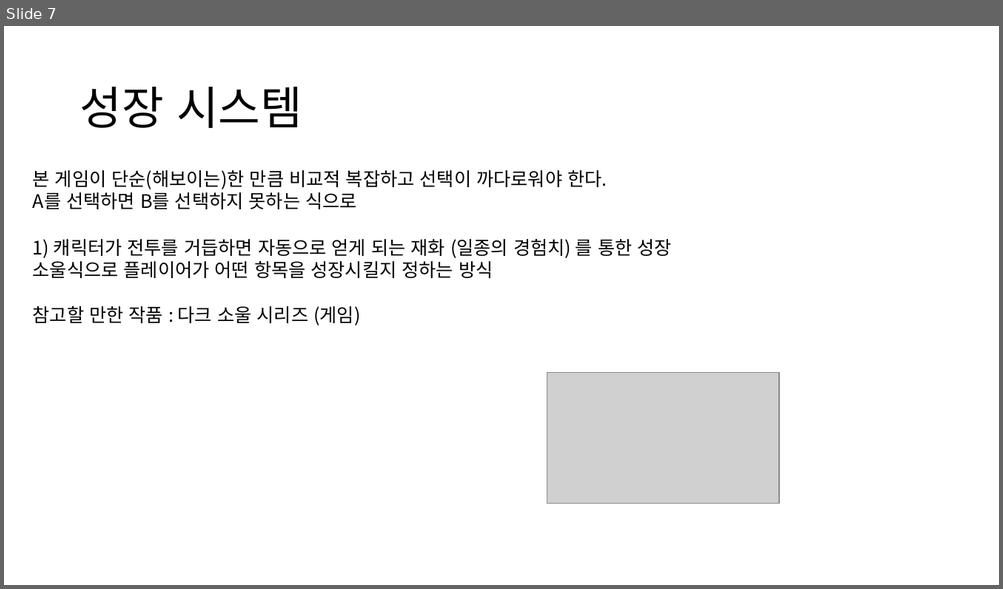
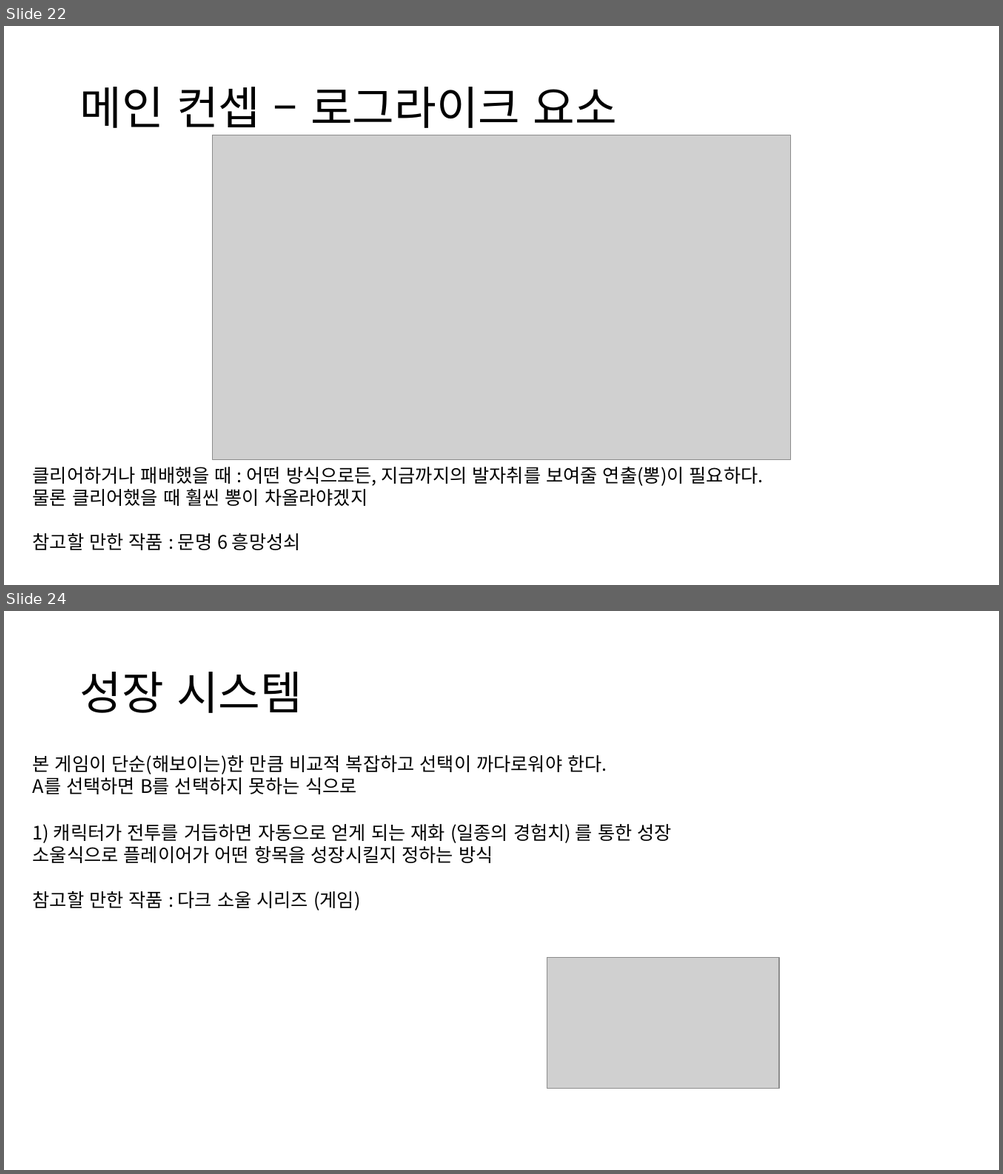
Before and after one commit to Noanswers/ProjectBono, a slide deck: 메인 기획서.pptx. Shown one above the other, each under a label of ours: slide 7 before the commit, slides 22 and 24 after it; the slides between them are not shown. The pictures are 1003x589 and 1003x1174 pixels, drawn with LibreOffice and Linux fonts; fonts in the diff are those of the drawing; grey boxes stand for pictures; background and template pictures are left out. Boxes give left, top, right and bottom in pixels: in the first picture for what was removed or moved away, otherwise in the second. Text is boxed around its words. In the diff, an @@ line names an element or a change of style, - is before the commit and + after.

Commit message:
Editorconfig, 메인 기획서

```diff
--- a/메인 기획서.pptx
+++ b/메인 기획서.pptx
@@ slide 22 added at (4,26,999,585), background picture (left out) @@
@@ title added at (79,87,617,136), 44 pt, text #000000 @@
+메인 컨셉 – 로그라이크 요소
@@ picture added at (213,136,791,460) @@
@@ text added at (33,467,763,506), 18 pt, text #000000 @@
+클리어하거나 패배했을 때 : 어떤 방식으로든, 지금까지의 발자취를 보여줄 연출(뽕)이 필요하다.
+물론 클리어했을 때 훨씬 뽕이 차올라야겠지
@@ text added at (33,533,301,551), 18 pt, text #000000 @@
+참고할 만한 작품 : 문명 6 흥망성쇠
@@ what was slide 7 is now slide 24 @@
```
Also in this commit, not shown: 2 slides changed, 18 other slides added, 1 other file.
